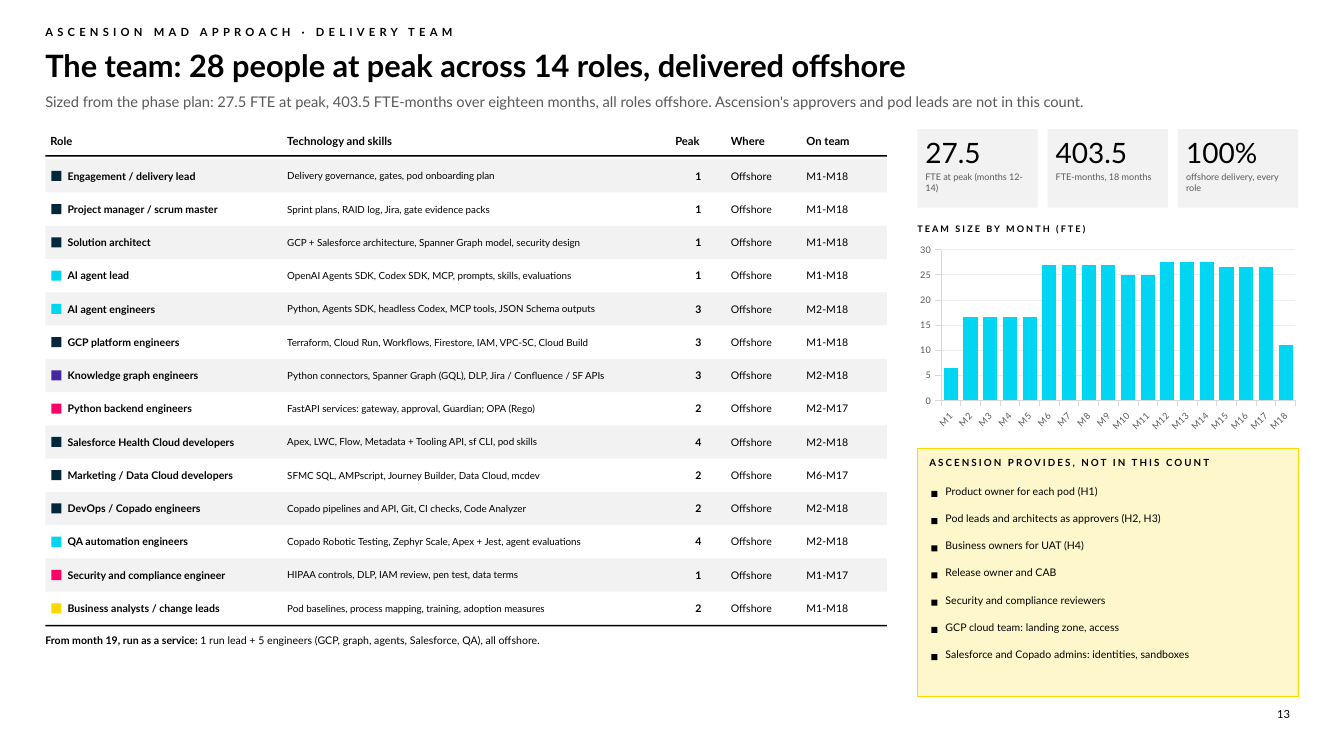
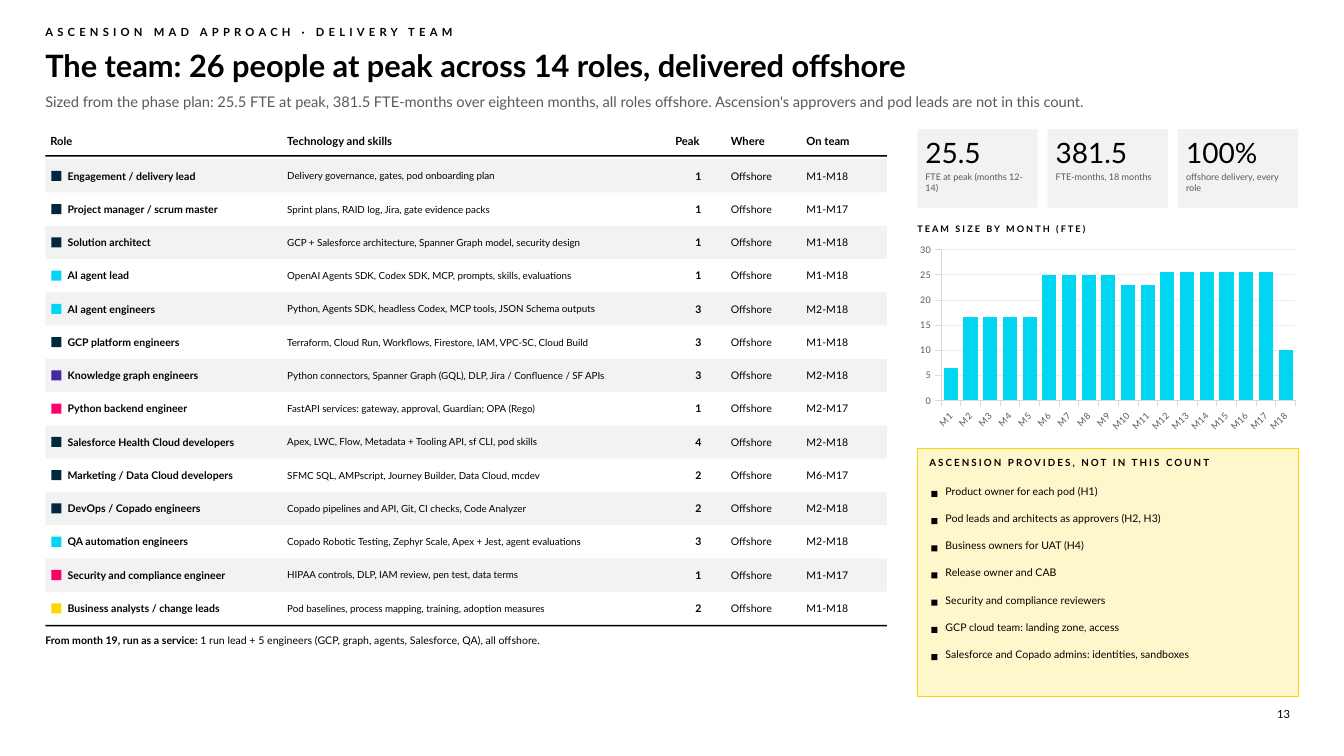
Before and after one commit to chintasurya/Design, a slide deck: slide 13 of poc/Ascension MAD Approach.pptx. Drawn at 1344x756 pixels with LibreOffice and Linux fonts; fonts in the diff are those of the drawing; background and template pictures are left out. Boxes give left, top, right and bottom in pixels: in the first picture for what was removed or moved away, otherwise in the second. Text is boxed around its words. In the diff, an @@ line names an element or a change of style, - is before the commit and + after.

```diff
--- a/poc/Ascension MAD Approach.pptx
+++ b/poc/Ascension MAD Approach.pptx
@@ text at <box>45,54,906,82</box>: text changed @@
-The team: 28 people at peak across 14 roles, delivered offshore
+The team: 26 people at peak across 14 roles, delivered offshore
@@ text at <box>45,96,1084,110</box>: text changed @@
-Sized from the phase plan: 27.5 FTE at peak, 403.5 FTE-months over eighteen months, all roles offshore. Ascension's approvers and pod leads are not in this count.
+Sized from the phase plan: 25.5 FTE at peak, 381.5 FTE-months over eighteen months, all roles offshore. Ascension's approvers and pod leads are not in this count.
@@ text at <box>925,142,980,164</box>: text changed @@
-27.5
+25.5
@@ text at <box>1056,142,1128,164</box>: text changed @@
-403.5
+381.5
@@ text at <box>806,205,848,213</box>: text changed @@
-M1-M18
+M1-M17
@@ column chart at <box>912,240,1304,437</box> @@
-Series 1: 6.5, 16.5, 16.5, 16.5, 16.5, 27, 27, 27, 27, 25, 25, 27.5, 27.5, 27.5, 26.5, 26.5, 26.5, 11
+Series 1: 6.5, 16.5, 16.5, 16.5, 16.5, 25, 25, 25, 25, 23, 23, 25.5, 25.5, 25.5, 25.5, 25.5, 25.5, 10
@@ text at <box>68,404,187,414</box>: text changed @@
-Python backend engineers
+Python backend engineer
@@ text at <box>695,404,701,412</box>: text changed @@
-2
+1
@@ text at <box>695,537,701,545</box>: text changed @@
-4
+3
```
Also in this commit, not shown: 1 other slide changed, 1 other file.
